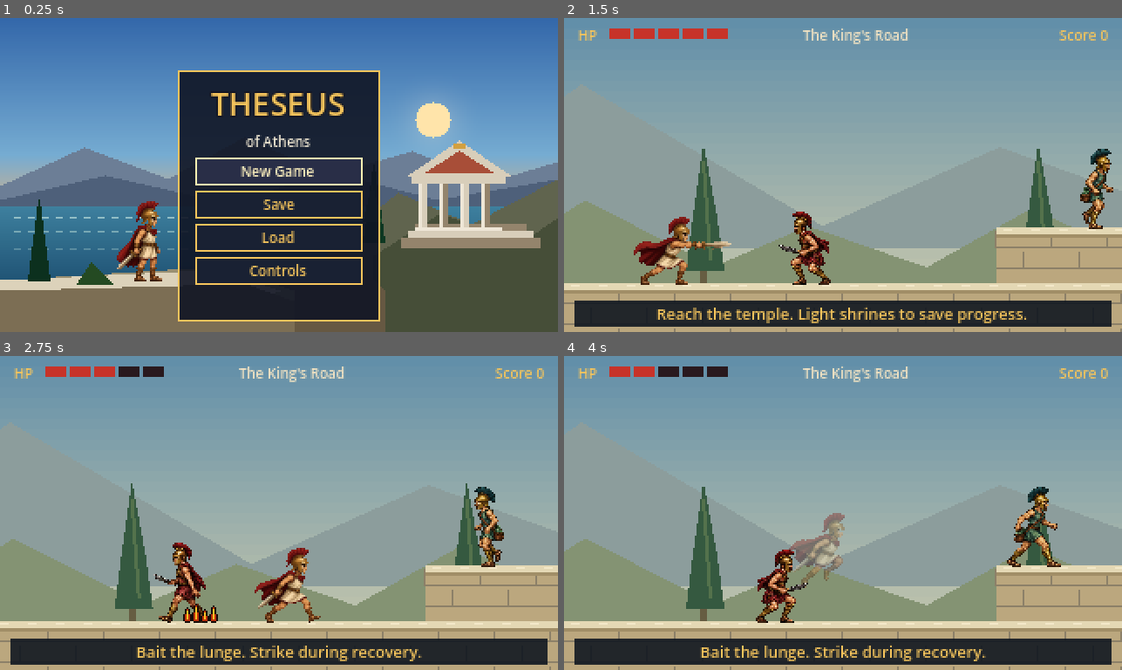
Above: before the commit, frames 1-4 (two rows, left to right).
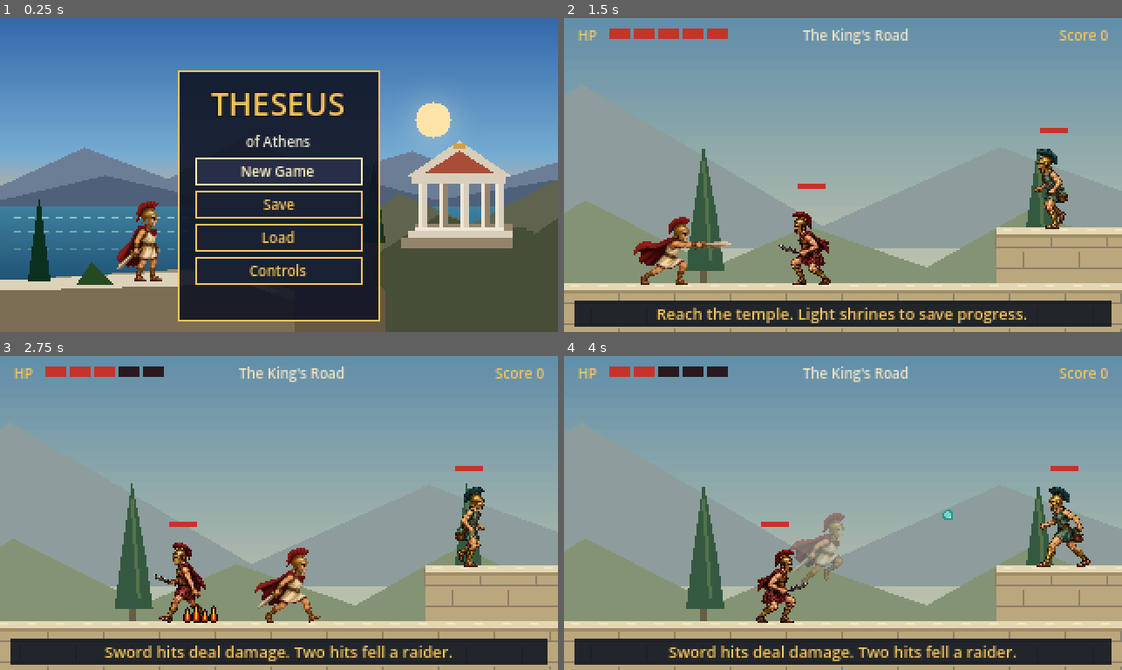
Above: after the commit, the same moments.

Repository: christsantiris/Theseus
Game: Godot game, scene res://scenes/main/main.tscn
Same seed, same stepped clock (60 frames per second), same inputs: the game is played once before the commit and once after it.
Inputs:
- Up to frame 1 (0.25 s): no input
- Up to frame 2 (1.5 s): click "New Game" at 0.5 s; tap Enter at 1.25 s; hold D (move_right) from 1.28 s (still down); tap Space (attack) at 1.35 s
- Up to frame 3 (2.75 s): keep holding D (move_right); tap Up (jump) at 1.52, 2.27 s; tap Down (duck) at 2.1 s
- Up to frame 4 (4 s): release D (move_right) at 2.78 s; hold A (move_left) 2.78-3.53 s; tap Space (attack) at 2.85 s; hold D (move_right) from 3.53 s (still down); tap Down (duck) at 3.6 s; tap Up (jump) at 3.77 s

The runs differ from the first frame. In frame 1, 0.5% of the frame differs, in the area x 88-97%, y 52-74%; in frame 2, 1.7%; in frame 3, 2.9%; in frame 4, 3.4%, in the area x 18-95%, y 35-98%.

Commit message:
Add enemy health bars and fix ui defects

Diff:
--- a/scenes/enemies/enemy.gd
+++ b/scenes/enemies/enemy.gd
@@ -13,16 +13,18 @@
 @export var walk_speed := 32.0
 @export var body_height := 30.0
 @export var body_half_width := 8.0
-@export var activation_distance := 192.0
+@export var max_hp := 2
 
 @onready var sprite: AnimatedSprite2D = $AnimatedSprite2D
 @onready var contact: Area2D = $Contact
 
 var alive := true
+var hp := 2
 var _body_shape := RectangleShape2D.new()
 
 
 func _ready() -> void:
+	hp = max_hp
 	add_to_group("enemies")
 	_body_shape.size = Vector2(body_half_width * 2.0, body_height)
 	$CollisionShape2D.shape = _body_shape
@@ -32,14 +34,11 @@
 	_build_frames()
 	sprite.offset = Vector2(0, -(FOOT_ROW - FRAME_SIZE.y * 0.5))
 	sprite.play(_initial_animation())
+	queue_redraw()
 
 
 func _physics_process(delta: float) -> void:
 	if not alive:
-		velocity = Vector2.ZERO
-		return
-	var player := _player()
-	if player != null and absf(player.global_position.x - global_position.x) > activation_distance:
 		velocity = Vector2.ZERO
 		return
 	if not is_on_floor() and _uses_gravity():
@@ -72,7 +71,27 @@
 
 
 func sword_hit() -> void:
-	pass
+	take_damage(1)
+
+
+func take_damage(amount: int) -> void:
+	if not alive:
+		return
+	hp = maxi(hp - amount, 0)
+	queue_redraw()
+	if hp <= 0:
+		die()
+
+
+func _draw() -> void:
+	if not alive or max_hp <= 0:
+		return
+	var width := 16.0
+	var y := sprite.offset.y - float(FRAME_SIZE.y) * 0.5 - 4.0
+	draw_rect(Rect2(-width * 0.5, y, width, 3), Color(0.12, 0.08, 0.08))
+	var filled := width * float(hp) / float(max_hp)
+	if filled > 0.0:
+		draw_rect(Rect2(-width * 0.5, y, filled, 3), Color(0.78, 0.2, 0.16))
 
 
 func can_be_stomped() -> bool:
--- a/scenes/enemies/hoplite.gd
+++ b/scenes/enemies/hoplite.gd
@@ -4,7 +4,6 @@
 
 var _state := "crouch"
 var _state_time := 0.0
-var _hp := 2
 var _stun := 0.0
 var _thrust_lock := 0.4
 var _strike: Area2D
@@ -12,6 +11,7 @@
 
 func _ready() -> void:
 	points = 150
+	max_hp = 2
 	body_height = 36.0
 	body_half_width = 8.0
 	walk_speed = 20.0
@@ -103,12 +103,12 @@
 func sword_hit() -> void:
 	if not alive or _state == "crouch" or _state == "rise":
 		return
-	_hp -= 1
+	take_damage(1)
+	if not alive:
+		return
 	_stun = 1.0
 	_state = "stun"
 	_state_time = 0.0
-	if _hp <= 0:
-		die()
 
 
 func _show_rise(frame: int) -> void:
--- a/scenes/enemies/peltast.gd
+++ b/scenes/enemies/peltast.gd
@@ -11,6 +11,7 @@
 
 func _ready() -> void:
 	points = 100
+	max_hp = 2
 	body_height = 36.0
 	body_half_width = 8.0
 	walk_speed = 26.0
@@ -67,10 +68,7 @@
 
 
 func sword_hit() -> void:
-	if not alive:
-		return
-	if _state == "throw":
-		die()
+	take_damage(1)
 
 
 func _enter(next: String) -> void:
--- a/scenes/enemies/raider.gd
+++ b/scenes/enemies/raider.gd
@@ -12,6 +12,7 @@
 
 func _ready() -> void:
 	points = 100
+	max_hp = 2
 	body_height = 36.0
 	body_half_width = 8.0
 	walk_speed = 32.0
@@ -74,9 +75,8 @@
 func sword_hit() -> void:
 	if not alive:
 		return
-	if _state == "recover":
-		die()
-	else:
+	take_damage(1)
+	if alive:
 		_flash = 0.08
 
 
--- a/scenes/levels/level_1_layout.gd
+++ b/scenes/levels/level_1_layout.gd
@@ -69,9 +69,9 @@
 const GATE_GUARD := "HopliteTempleGuard"
 
 const TIPS := [
-	{"x": 96, "end": 224, "text": "Bait the lunge. Strike during recovery."},
+	{"x": 96, "end": 224, "text": "Sword hits deal damage. Two hits fell a raider."},
 	{"x": 224, "end": 288, "text": "Hold Jump to climb these terraces."},
-	{"x": 288, "end": 480, "text": "Strike throwers while they throw."},
+	{"x": 288, "end": 480, "text": "Sword hits damage throwers. A stomp while they throw finishes them."},
 	{"x": 640, "end": 832, "text": "Spear guards take two sword hits."},
 ]
 
Binary file changed: assets/art/ui/title_backdrop.png
